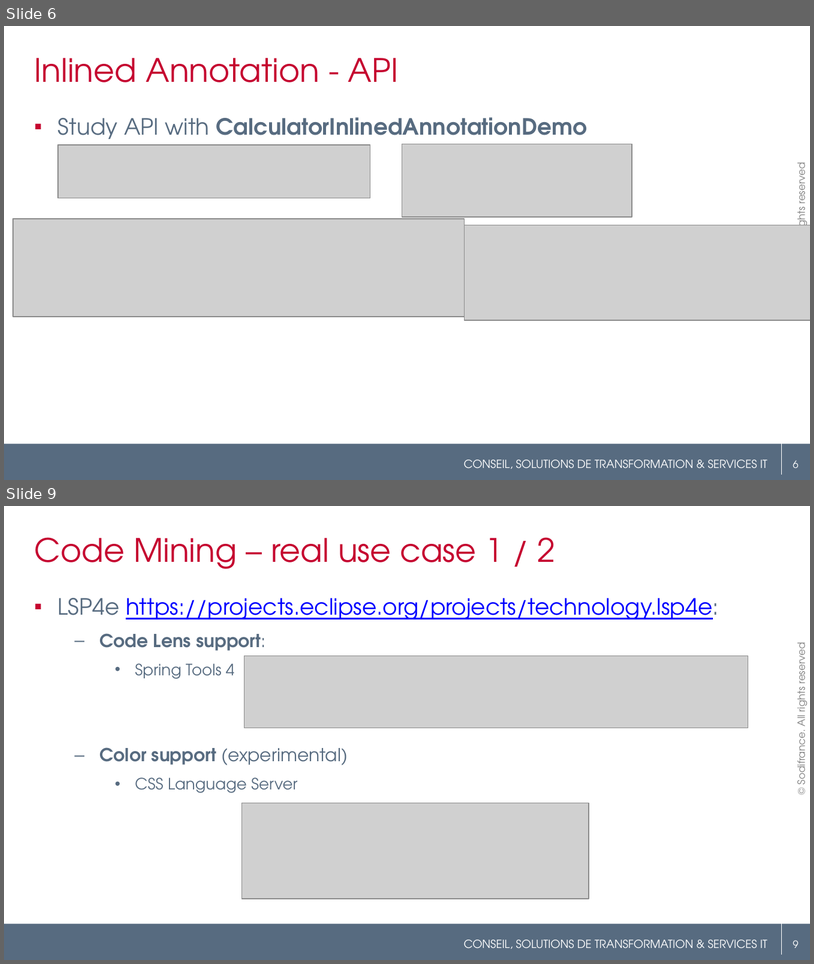
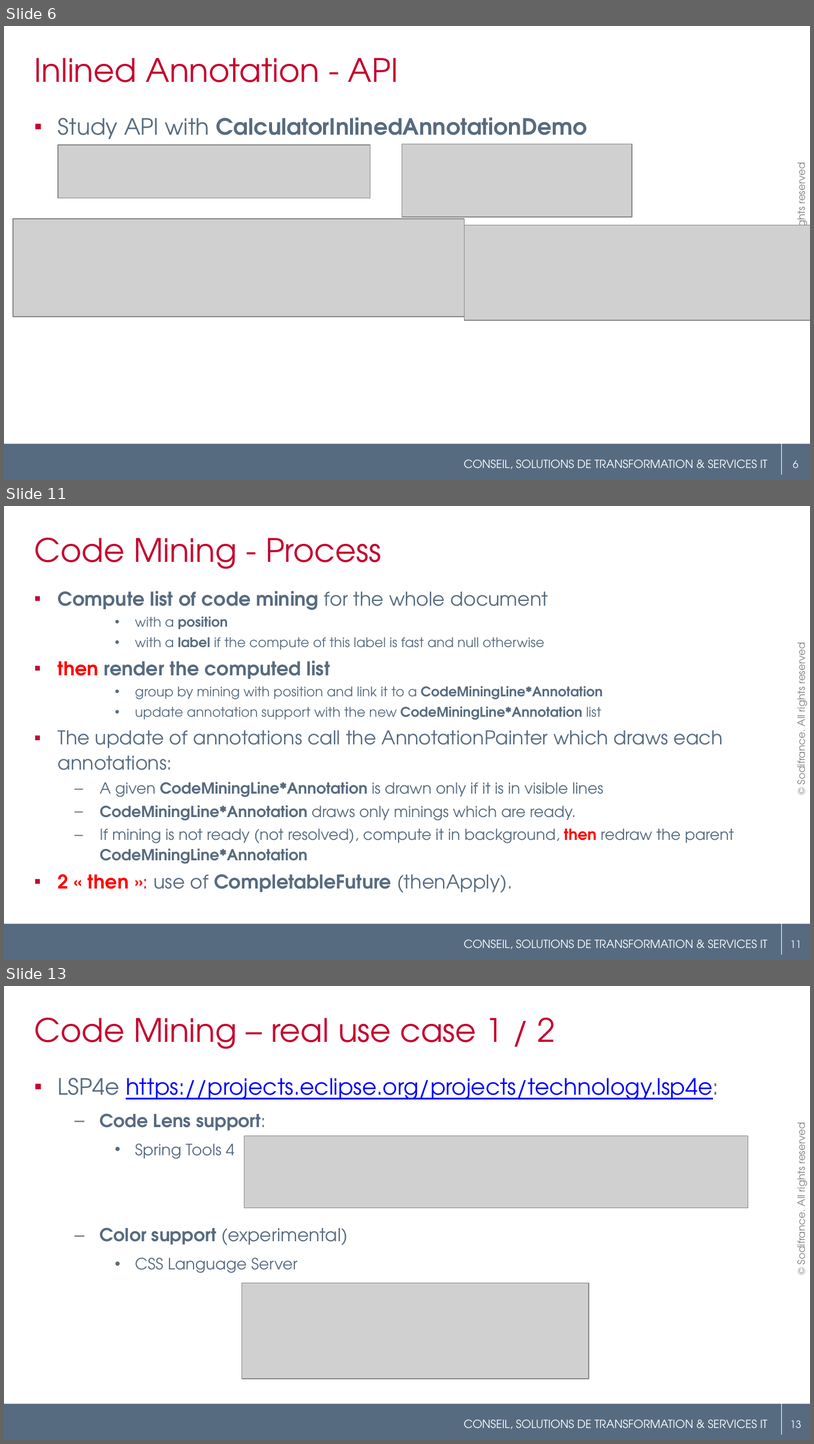
Before and after one commit to angelozerr/EclipseConFrance2018, a slide deck: EclipseConFrance2018_CodeMining.pptx. Shown one above the other, each under a label of ours: slides 6 and 9 before the commit, slides 6, 11 and 13 after it; the slides between them are not shown. The pictures are 814x964 and 814x1444 pixels, drawn with LibreOffice and Linux fonts; fonts in the diff are those of the drawing; grey boxes stand for pictures; background and template pictures are left out. Boxes give left, top, right and bottom in pixels: in the first picture for what was removed or moved away, otherwise in the second. Text is boxed around its words. In the diff, an @@ line names an element or a change of style, - is before the commit and + after.

Commit message:
Add CodeMining process

```diff
--- a/EclipseConFrance2018_CodeMining.pptx
+++ b/EclipseConFrance2018_CodeMining.pptx
@@ slide 11 added at bbox=[4, 506, 810, 960], background #FFFFFF; not listed: 5 template elements that a slide beside it also shows @@
@@ title added at bbox=[34, 537, 381, 569], 28.8 pt, text #C5062F @@
+Code Mining - Process
@@ text added at bbox=[58, 591, 734, 892], 13.6 pt, text #576B80 @@
+▪ Compute list of code mining for the whole document
+    • with a position
+    • with a label if the compute of this label is fast and null otherwise
+▪ then render the computed list
+    • group by mining with position and link it to a CodeMiningLine*Annotation
+    • update annotation support with the new CodeMiningLine*Annotation list
+▪ The update of annotations call the AnnotationPainter which draws each annotations:
+  – A given CodeMiningLine*Annotation is drawn only if it is in visible lines
+  – CodeMiningLine*Annotation draws only minings which are ready.
+  – If mining is not ready (not resolved), compute it in background, then redraw the parent CodeMiningLine*Annotation
+▪ 2 « then »: use of CompletableFuture (thenApply).
@@ what was slide 9 is now slide 13 @@
@@ page number at bbox=[791, 1420, 802, 1428]: text changed @@
-9
+13
```
Also in this commit, not shown: 8 slides changed, 2 other slides added.
